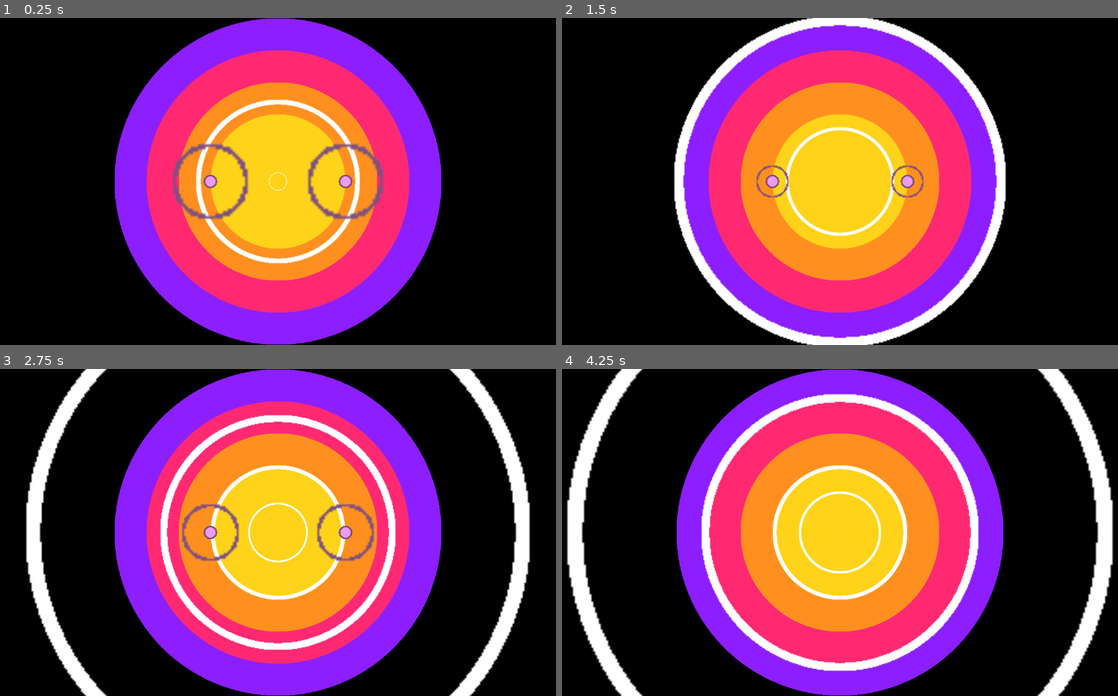
Above: before the commit, frames 1-4 (two rows, left to right).
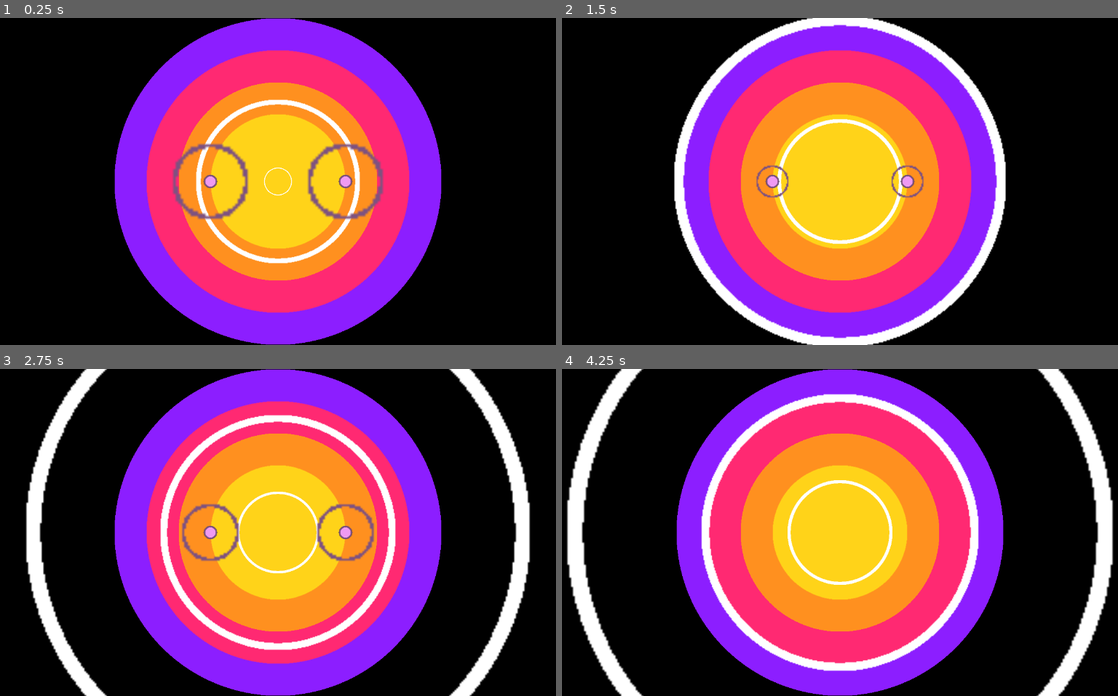
Above: after the commit, the same moments.

Repository: wispykey/epicenter
Game: Godot game, scene res://Main.tscn
Two runs of this game, one before a commit and one after it. Both use one fixed random seed, a clock stepped at 60 frames per second and the inputs below. Sound files missing from this copy of the repository are replaced by a short silence.
Inputs:
- Up to frame 1 (0.25 s): no input
- Up to frame 2 (1.5 s): hold J (hit_ring1_right) 0.53-1.28 s
- Up to frame 3 (2.75 s): hold J (hit_ring1_right) from 2.03 s (still down)
- Up to frame 4 (4.25 s): tap Enter at 3.5 s; release J (hit_ring1_right) at 3.53 s

The runs differ from the first frame. In frame 1, less than 0.1% of the frame differs, in the area x 47-53%, y 45-55%; in frame 2, 1.6%; in frame 3, 1.6%; in frame 4, 2.1%, in the area x 37-63%, y 29-71%.

Commit message:
Reorganize folders

Diff:
--- a/all_downbeats_beatmap.tres
+++ b/Beatmaps/all_downbeats_beatmap.tres
@@ -1,7 +1,7 @@
 [gd_resource type="Resource" script_class="BeatMap" load_steps=3 format=3 uid="uid://crkxwn1dgrn35"]
 
-[ext_resource type="Script" uid="uid://ebwt0iyw76lk" path="res://beatmap.gd" id="1_fqkim"]
-[ext_resource type="AudioStream" uid="uid://rk0c0lkr3oco" path="res://2024-01-17-#RadiateNeon_Cutscene.mp3" id="2_ejjs4"]
+[ext_resource type="Script" uid="uid://ebwt0iyw76lk" path="res://Beatmaps/beatmap.gd" id="1_fqkim"]
+[ext_resource type="AudioStream" uid="uid://rk0c0lkr3oco" path="res://Music/2024-01-17-#RadiateNeon_Cutscene.mp3" id="2_ejjs4"]
 
 [resource]
 script = ExtResource("1_fqkim")
--- a/BeatMarker.tscn
+++ b/Circles/BeatMarker.tscn
@@ -1,6 +1,6 @@
 [gd_scene load_steps=6 format=3 uid="uid://dtcl6kojvbo5x"]
 
-[ext_resource type="Script" uid="uid://cl5c3dmc44662" path="res://beat_marker.gd" id="1_27dc3"]
+[ext_resource type="Script" uid="uid://cl5c3dmc44662" path="res://Circles/beat_marker.gd" id="1_27dc3"]
 
 [sub_resource type="Gradient" id="Gradient_y7sgm"]
 interpolation_mode = 1
--- /dev/null
+++ b/Circles/InnerBeatIndicator.tscn
@@ -0,0 +1,8 @@
+[gd_scene load_steps=3 format=3 uid="uid://0v7xro5ra2pq"]
+
+[ext_resource type="Texture2D" uid="uid://d3le132p3teni" path="res://Circles/ring.tres" id="1_vhmpj"]
+[ext_resource type="Script" uid="uid://ctsr5r122rqql" path="res://Circles/inner_beat_indicator.gd" id="2_vhmpj"]
+
+[node name="InnerBeatIndicator" type="Sprite2D"]
+texture = ExtResource("1_vhmpj")
+script = ExtResource("2_vhmpj")
--- /dev/null
+++ b/Circles/OuterBeatIndicator.tscn
@@ -0,0 +1,8 @@
+[gd_scene load_steps=3 format=3 uid="uid://bbofp408ftg6l"]
+
+[ext_resource type="Texture2D" uid="uid://d3le132p3teni" path="res://Circles/ring.tres" id="1_4dvfj"]
+[ext_resource type="Script" uid="uid://drua41awry7d7" path="res://Circles/outer_beat_indicator.gd" id="2_xf3wd"]
+
+[node name="OuterBeatIndicator" type="Sprite2D"]
+texture = ExtResource("1_4dvfj")
+script = ExtResource("2_xf3wd")
--- a/inner_beat_indicator.gd
+++ b/Circles/inner_beat_indicator.gd
@@ -9,5 +9,5 @@
 	pass
 
 func _process(_delta: float) -> void:
-	if scale.x > end_scale.x: #lmao
+	if scale.x >= end_scale.x: #lmao
 		queue_free()
--- a/ring.tres
+++ b/Circles/ring.tres
@@ -1,6 +1,6 @@
 [gd_resource type="GradientTexture2D" load_steps=2 format=3 uid="uid://d3le132p3teni"]
 
-[ext_resource type="Gradient" uid="uid://bq2b7kifxywct" path="res://ring_gradient.tres" id="1_urscu"]
+[ext_resource type="Gradient" uid="uid://bq2b7kifxywct" path="res://Circles/ring_gradient.tres" id="1_urscu"]
 
 [resource]
 gradient = ExtResource("1_urscu")
--- a/Conductor.tscn
+++ b/Conductor/Conductor.tscn
@@ -1,17 +1,17 @@
 [gd_scene load_steps=3 format=3 uid="uid://b3ypxnb2xl6fo"]
 
-[ext_resource type="Script" uid="uid://lf5r68pskstx" path="res://rhythm_notifier_extended.gd" id="1_ii0ch"]
-[ext_resource type="AudioStream" uid="uid://rk0c0lkr3oco" path="res://2024-01-17-#RadiateNeon_Cutscene.mp3" id="2_rfu70"]
+[ext_resource type="Script" uid="uid://lf5r68pskstx" path="res://Conductor/rhythm_notifier_extended.gd" id="1_jfeuu"]
+[ext_resource type="AudioStream" uid="uid://rk0c0lkr3oco" path="res://Music/2024-01-17-#RadiateNeon_Cutscene.mp3" id="2_nwmpc"]
 
 [node name="Conductor" type="Node" node_paths=PackedStringArray("audio_stream_player")]
-script = ExtResource("1_ii0ch")
+script = ExtResource("1_jfeuu")
 bpm = 120.0
 beat_length = 0.5
 audio_stream_player = NodePath("AudioStreamPlayer")
 metadata/_custom_type_script = "uid://dos3qhffr4v0a"
 
 [node name="AudioStreamPlayer" type="AudioStreamPlayer" parent="."]
-stream = ExtResource("2_rfu70")
+stream = ExtResource("2_nwmpc")
 
 [node name="CountdownTimer" type="Timer" parent="."]
 one_shot = true
--- a/InnerBeatIndicator.tscn
+++ /dev/null
@@ -1,8 +0,0 @@
-[gd_scene load_steps=3 format=3 uid="uid://0v7xro5ra2pq"]
-
-[ext_resource type="Texture2D" uid="uid://d3le132p3teni" path="res://ring.tres" id="1_vhmpj"]
-[ext_resource type="Script" uid="uid://ctsr5r122rqql" path="res://inner_beat_indicator.gd" id="2_vhmpj"]
-
-[node name="InnerBeatIndicator" type="Sprite2D"]
-texture = ExtResource("1_vhmpj")
-script = ExtResource("2_vhmpj")
--- a/Main.tscn
+++ b/Main.tscn
@@ -2,8 +2,8 @@
 
 [ext_resource type="Script" uid="uid://biukqlkr8fqtn" path="res://main.gd" id="1_r0du0"]
 [ext_resource type="Script" uid="uid://dos3qhffr4v0a" path="res://addons/rhythm_notifier/rhythm_notifier.gd" id="2_cm0pq"]
-[ext_resource type="AudioStream" uid="uid://rk0c0lkr3oco" path="res://2024-01-17-#RadiateNeon_Cutscene.mp3" id="3_cm0pq"]
-[ext_resource type="PackedScene" uid="uid://brt5ys872xpig" path="res://PlayerController.tscn" id="4_cm0pq"]
+[ext_resource type="AudioStream" uid="uid://rk0c0lkr3oco" path="res://Music/2024-01-17-#RadiateNeon_Cutscene.mp3" id="3_cm0pq"]
+[ext_resource type="PackedScene" uid="uid://brt5ys872xpig" path="res://Player/PlayerController.tscn" id="4_cm0pq"]
 
 [sub_resource type="Gradient" id="Gradient_cm0pq"]
 interpolation_mode = 1
--- a/OuterBeatIndicator.tscn
+++ /dev/null
@@ -1,8 +0,0 @@
-[gd_scene load_steps=3 format=3 uid="uid://bbofp408ftg6l"]
-
-[ext_resource type="Texture2D" uid="uid://d3le132p3teni" path="res://ring.tres" id="1_4dvfj"]
-[ext_resource type="Script" uid="uid://drua41awry7d7" path="res://outer_beat_indicator.gd" id="2_xf3wd"]
-
-[node name="OuterBeatIndicator" type="Sprite2D"]
-texture = ExtResource("1_4dvfj")
-script = ExtResource("2_xf3wd")
--- a/main.gd
+++ b/main.gd
@@ -1,12 +1,13 @@
 extends Node
 
-var outer_indicator_scene = preload("res://OuterBeatIndicator.tscn")
-var inner_indicator_scene = preload("res://InnerBeatIndicator.tscn")
-var beat_marker_scene = preload("res://BeatMarker.tscn")
+var outer_indicator_scene = preload("res://Circles/OuterBeatIndicator.tscn")
+var inner_indicator_scene = preload("res://Circles/InnerBeatIndicator.tscn")
+var beat_marker_scene = preload("res://Circles/BeatMarker.tscn")
 
 # HARD-CODED 4 in time signature numerator. We will not support other meters for GameOff.
 const TIME_SIGNATURE_NUMERATOR: int = 4
-const COUNTDOWN_OFFSET: int = 1 # in measures
+const COUNTDOWN_OFFSET: int = 1 # in measures'
+const INNER_RING_EASE: float = 0.5
 
 var measure_time_elapsed: float = 0
 
@@ -58,6 +59,7 @@
 var left_side_spawn_timings = {}
 var right_side_spawn_timings = {}
 
+
 func _ready() -> void:
 	Conductor.beats(0.0625).connect(_on_sixteenth_notes_update_time_elapsed)
 	Conductor.beats(4).connect(_on_downbeat_reset_time_elapsed)
@@ -66,7 +68,7 @@
 
 	init_ring_pulses()
 
-	current_beatmap = load("res://all_downbeats_beatmap.tres")
+	current_beatmap = load("res://Beatmaps/all_downbeats_beatmap.tres")
 	compute_spawn_timings()
 
 	Conductor.countdown(4)
@@ -100,6 +102,7 @@
 
 	tween.play()
 
+
 func _on_first_beat_pulse_ring1(_count):
 	play_pulse_animation_tween($Ring1)
 
@@ -127,7 +130,7 @@
 	for indicator in $InnerBeatIndicators.get_children():
 		var t = indicator.measure_time_elapsed / (measure_length * indicator.extra_duration_ratio)
 		var lerp_output = lerp(0.0, indicator.end_scale.x, t)
-		var eased_lerp_output = ease(lerp_output, 0.8)
+		var eased_lerp_output = ease(lerp_output, INNER_RING_EASE)
 		var new_scale = indicator.start_scale.x + eased_lerp_output
 		indicator.scale = Vector2(new_scale, new_scale)
 
@@ -136,6 +139,7 @@
 		var lerp_progress = lerp(marker.start_scale.x, marker.end_scale.x, t)
 		var new_scale = lerp_progress
 		marker.indicator.scale = Vector2(new_scale, new_scale)
+
 
 func _on_sixteenth_notes_update_time_elapsed(_count):
 	var step = (Conductor.beat_length / 16.0)
@@ -161,10 +165,13 @@
 	new_indicator.scale = Vector2.ZERO
 	$InnerBeatIndicators.add_child(new_indicator)
 
+
 func _on_measure_start_spawn_beat_markers(_count):
 	# Shift to 1-indexing (RhythmNotifier uses 0-indexing)
 	var current_measure = floori((Conductor.current_beat) / 4.0) + 1
 
+	# Looping allows a single measure to be defined for the whole song
+	# TODO: Allow defining multiple loops, to match different sections of a song (?)
 	if current_beatmap.is_looping:
 		for marker_timing in right_side_spawn_timings.get(1):
 			var marker = beat_marker_scene.instantiate()
--- a/project.godot
+++ b/project.godot
@@ -13,11 +13,11 @@
 config/name="Epicenter"
 run/main_scene="uid://bc22jsfx801uu"
 config/features=PackedStringArray("4.5", "Forward Plus")
-config/icon="res://icon.svg"
+config/icon="res://Art/icon.svg"
 
 [autoload]
 
-Conductor="*res://Conductor.tscn"
+Conductor="*res://Conductor/Conductor.tscn"
 
 [display]
 
Not shown, removed: 2024-01-17-#RadiateNeon_Cutscene.mp3.import
Renamed: icon.svg -> Art/icon.svg
Not shown, changed: Art/icon.svg.import
Renamed: beatmap.gd -> Beatmaps/beatmap.gd
Renamed: beatmap.gd.uid -> Beatmaps/beatmap.gd.uid
Renamed: beat_marker.gd -> Circles/beat_marker.gd
Renamed: beat_marker.gd.uid -> Circles/beat_marker.gd.uid
Renamed: inner_beat_indicator.gd.uid -> Circles/inner_beat_indicator.gd.uid
Renamed: outer_beat_indicator.gd -> Circles/outer_beat_indicator.gd
Renamed: outer_beat_indicator.gd.uid -> Circles/outer_beat_indicator.gd.uid
Renamed: ring_gradient.tres -> Circles/ring_gradient.tres
Renamed: rhythm_notifier_extended.gd -> Conductor/rhythm_notifier_extended.gd
(and 6 more such lines)
